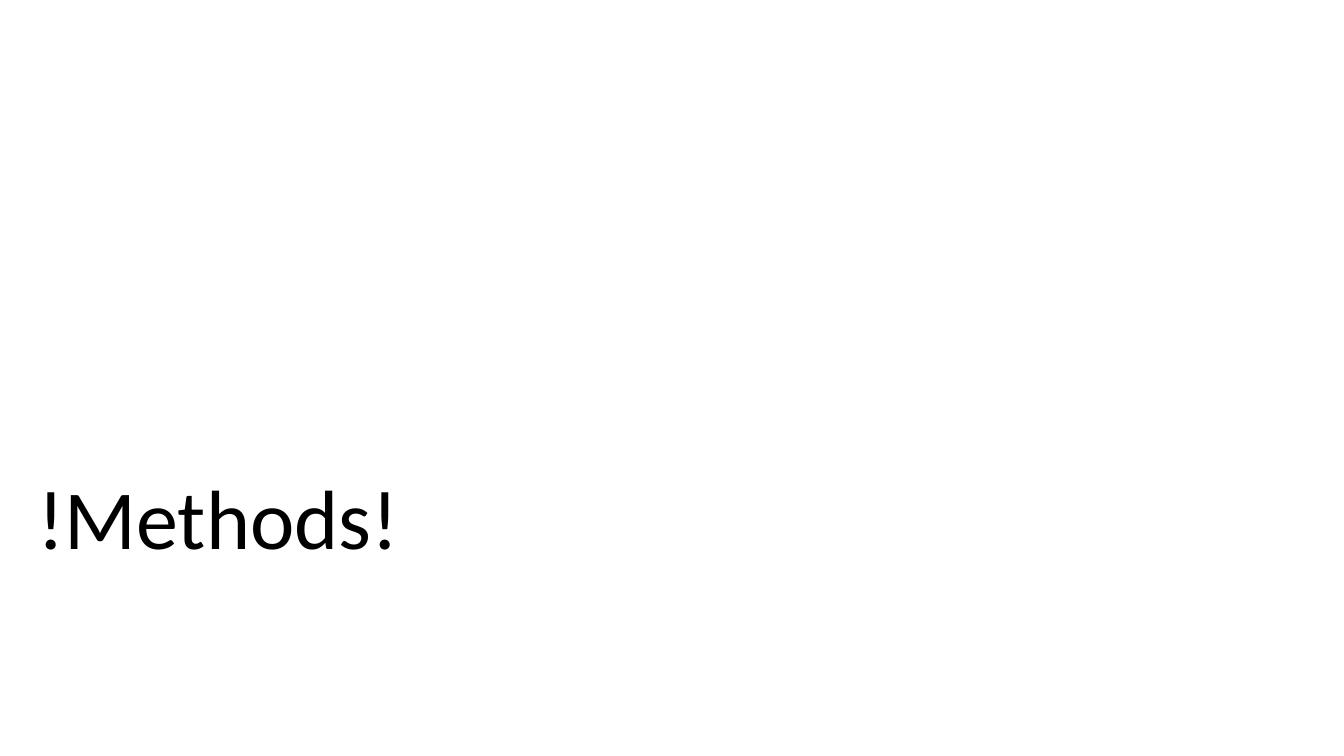
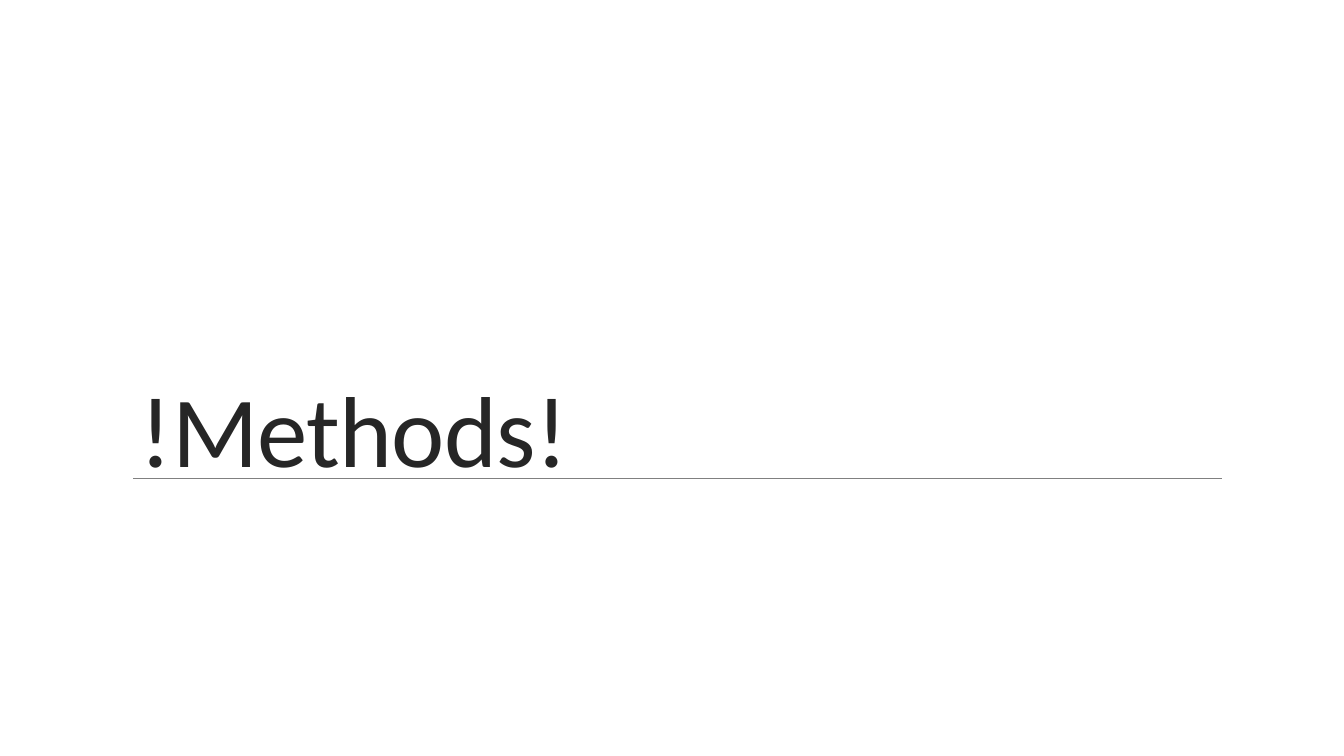
Before and after one commit to ska247/ADA-Final-Project, a slide deck: slide 5 of ADA Presentation (1).pptx. Drawn at 1344x756 pixels with LibreOffice and Linux fonts; fonts in the diff are those of the drawing; background and template pictures are left out. Boxes give left, top, right and bottom in pixels: in the first picture for what was removed or moved away, otherwise in the second. Text is boxed around its words. In the diff, an @@ line names an element or a change of style, - is before the commit and + after.

```diff
--- a/ADA Presentation (1).pptx
+++ b/ADA Presentation (1).pptx
@@ title "!Methods!" moved from (x1=38, y1=490, x2=399, y2=550) to (x1=140, y1=397, x2=568, y2=479) @@
@@ title "!Methods!" at (x1=140, y1=397, x2=568, y2=479): size 60 to 72 pt, text colour #000000 to #262626, letter spacing 0 to -0.5 pt; line spacing 0.9 to 0.85 @@
@@ line added from (133, 479) to (1222, 479), #808080 0.5 pt @@
```
Also in this commit, not shown: 13 other slides changed.
